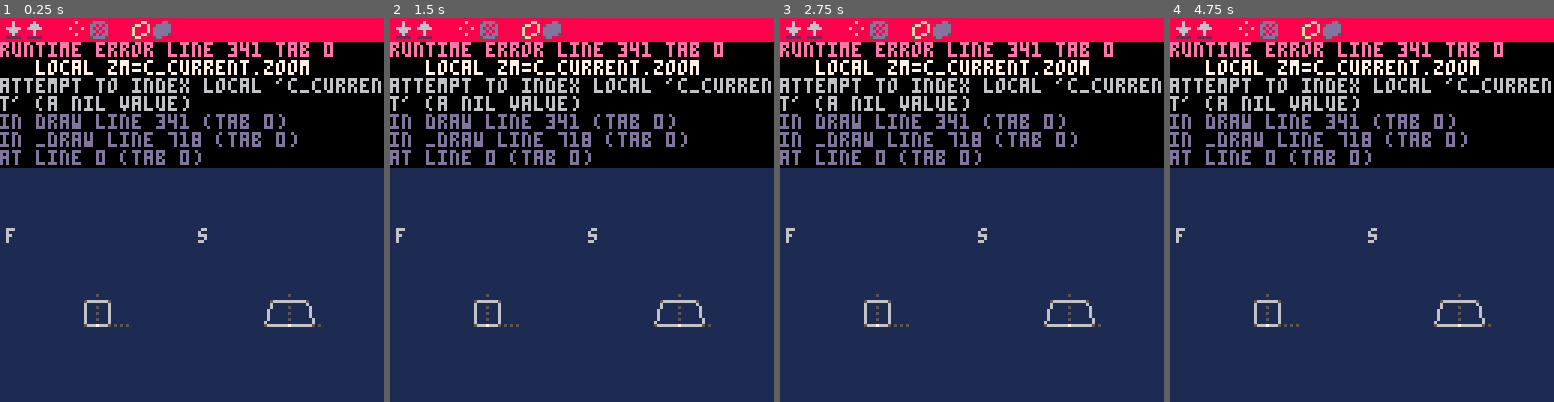
Above: before the commit, frames 1-4 (left to right).
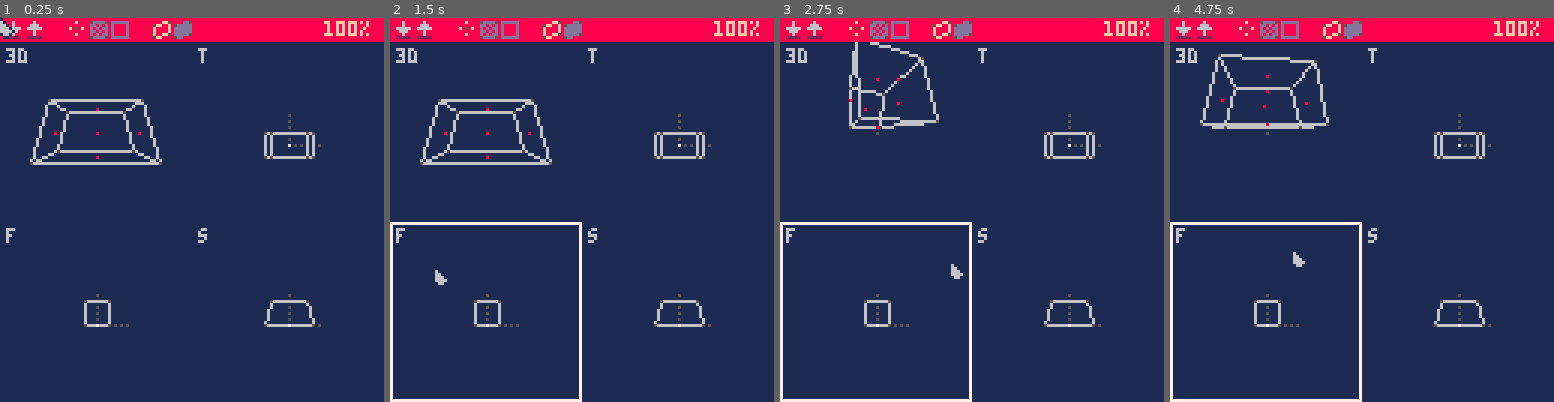
Above: after the commit, the same moments.

Repository: yourykiki/pico8
Game: PICO-8 cartridge mdl_edit.p8
Two runs of this game, one before a commit and one after it. Both use one fixed random seed, a clock stepped at 60 frames per second and the inputs below.
Inputs (mouse positions are in pixels of both pictures, inside the frame that each line leads up to):
- Up to frame 1 (0.25 s): no input
- Up to frame 2 (1.5 s): tap X (X key) at 0.33, 1.07 s; click (670, 121) at 0.67 s; tap O (Z key) at 0.7 s; click (436, 267) at 1.22 s
- Up to frame 3 (2.75 s): hold Right 1.6-2.1 s; tap O (Z key) at 1.7, 2.1, 2.5 s; click (887, 114) at 1.77 s; tap X (X key) at 1.85 s; hold Up 2.15-2.42 s; click (952, 259) at 2.32 s; hold Right from 2.47 s (still down)
- Up to frame 4 (4.75 s): click (1404, 106) at 2.87 s; tap O (Z key) every 0.4 s from 2.9 to 4.5 s; tap X (X key) at 2.97, 4.08 s; release Right at 3.03 s; hold Left 3.08-3.58 s; click (1465, 256) at 3.42 s; hold Down 3.63-3.97 s; click (1231, 102) at 3.97 s; hold Right 4.02-4.68 s; click (1292, 248) at 4.52 s; hold Up from 4.73 s (still down)

The runs differ from the first frame. In frame 1, 34% of the frame differs, in the area x 0-100%, y 0-40%; in frame 2, 35%; in frame 3, 35%, in the area x 0-100%, y 0-100%; in frame 4, 35%.
Error before the commit: runtime error line 341 tab 0; local zm=c_current.zoom; attempt to index local 'c_current' (a nil value)

Commit message:
better 3D cam control + full size capture tool

Diff:
--- a/mdl_edit.p8
+++ b/mdl_edit.p8
@@ -4,7 +4,6 @@
 -- 3d model editor
 -- @yourykiki
 
--- resize view(port) cam
 -- add face
 -- copy each mdl state in stack
 -- draw grid matching temple rooms size
@@ -35,8 +34,8 @@
  mm_drag,
  drag_orig=0,0,1
 
-local ed_vrtx,ed_face=
- "vrtx","face"
+local ed_vrtx,ed_face,ed_capt=
+ "vrtx","face","capt"
 local ed_tool={name=ed_vrtx}
 
 local render,
@@ -103,6 +102,7 @@
  ed_tool.update=update_vrtx
  -- color picker
  colpick=init_col_picker()
+ c_current=c_3d
 end
 
 function init_cam(name,vx,vy,ax)
@@ -111,8 +111,9 @@
   name=name,
   pos={0,4,-camdst},
   roty=0,
-  ang=0.25,camdst=camdst,
-  view={w=64,h=60,x=vx,y=vy},
+  ang=0.25,vang=0,camdst=camdst,
+  view={w=64,h=60,x=vx,y=vy,
+   tw=64,th=60,tx=vx,ty=vy},
   m={},
   focus=false,zoom=100,
   ax=ax,
@@ -237,6 +238,13 @@
      self.view,
      mx,my,
      self.p_normcnt)
+  end,
+  update=function(self)
+   local view=self.view
+   view.w=lerp(view.w,view.tw,0.6)
+   view.h=lerp(view.h,view.th,0.6)
+   view.x=lerp(view.x,view.tx,0.6)
+   view.y=lerp(view.y,view.ty,0.6)
   end
  }
 end
@@ -279,7 +287,7 @@
      export(mdl)
     end
    },
-   {icon=5,onclick=noop},
+   {icon=6,onclick=noop},
    {icon=3,
     onclick=function()
      ed_tool.name=ed_vrtx
@@ -300,8 +308,18 @@
      return ed_tool.name==ed_face
     end
    },
-   {icon=5,onclick=noop},
-   {icon=6,
+   {icon=5,
+    onclick=function()
+     ed_tool.name=ed_capt
+     ed_tool.update=update_capt
+     reset_tool()
+    end,
+    tgl=function()
+     return ed_tool.name==ed_capt
+    end
+   },
+   {icon=6,onclick=noop},
+   {icon=7,
     onclick=function()
      render=r_wire
     end,
@@ -309,7 +327,7 @@
      return render==r_wire
     end
    },
-   {icon=7,
+   {icon=8,
     onclick=function()
      render=r_flat
     end,
@@ -480,6 +498,12 @@
 end
 
 function update(mx,my,mb,dw)
+ -- update cam view port
+ c_3d:update()
+ c_top:update()
+ c_side:update()
+ c_front:update()
+
  -- toolbar
  toolb:update(mx,my,mb,dw)
  -- modal
@@ -497,9 +521,9 @@
     mx-drag_orig[1],
     my-drag_orig[2]
    if c_current.name=="3d" then
-    move_3dcam(mx,my,mb,dx,dy)
+    move_3dcam(dx/0.05,dy/4)
    else
-    move_2dcam(mx,my,mb,dx,dy)
+    move_2dcam(dx,dy)
    end
    drag_orig={mx,my}
    return
@@ -508,6 +532,17 @@
 
  ed_tool.update(mx,my,mb,dw)
  update_normals(mdl)
+
+ -- 3d
+ if c_current.name=="3d" then
+  local ta,dy=0,0
+  if (btn(⬅️)) ta=0.02
+  if (btn(➡️)) ta=-0.02
+  if (btn(⬆️)) dy=-1
+  if (btn(⬇️)) dy=1
+  c_3d.vang=lerp(c_3d.vang,ta,0.6)
+  move_3dcam(c_3d.vang,dy)
+ end
 
  -- zoom
  if c_current then
@@ -589,8 +624,15 @@
 
 
 function update_vrtx(mx,my,mb,dw)
+ local view=c_3d.view
+ view.tw,view.th=64,60
+ -- btn state
+ local bl,br,bu,bd=
+   btn(⬅️),btn(➡️),
+   btn(⬆️),btn(⬇️)
+
  --
- if (c_current) c_current:near_vrtx(mx,my)
+ c_current:near_vrtx(mx,my)
  --
  if updstate==us_noselect then
   update_focus(mx,my)
@@ -635,12 +677,7 @@
     return
    end
   end
-
-
-  local bl,br,bu,bd=
-   btn(⬅️),btn(➡️),
-   btn(⬆️),btn(⬇️)
-
+  -- move with keys
   c_current:moveselvrtx(
    bl,br,bu,bd,mdl.vrtx)
 
@@ -667,6 +704,9 @@
 end
 
 function update_face(mx,my,mb,dw)
+ local view=c_3d.view
+ view.tw,view.th=64,60
+
  --
  if (c_current) c_current:near_normals(mx,my)
 
@@ -711,6 +751,13 @@
  colpick.col=poly[#poly]
 end
 
+function update_capt(mx,my,mb,dw)
+ c_3d.ang+=0.005
+
+ local view=c_3d.view
+ view.tw,view.th=128,120
+end
+
 function _draw()
  cls()
  draw_cam(c_top)
@@ -790,14 +837,16 @@
   pnormals=_normcnt
   cam.p_normcnt=pnormals
 
-  draw_circ({pnormals[inearnormal]},15)
-  if selface then
-   draw_circ({pnormals[selface]},7)
-  end
-  --
-  draw_selected_vrtx(vrtx,v_view)
-  draw_visible_vrtx(vrtx,v_view,5)
-  draw_visible_vrtx(pnormals,v_vwcnt,8)
+  if ed_tool.name~=ed_capt then
+   draw_circ({pnormals[inearnormal]},15)
+   if selface then
+    draw_circ({pnormals[selface]},7)
+   end
+   --
+   draw_selected_vrtx(vrtx,v_view)
+   draw_visible_vrtx(vrtx,v_view,5)
+   draw_visible_vrtx(pnormals,v_vwcnt,8)
+  end
  else
   -- 2d wire rendering
   vrtx=cam:proj(vrtx)
@@ -973,14 +1022,14 @@
  updstate=us_noselect
 end
 
-function move_3dcam(mx,my,mb,dx,dy)
+function move_3dcam(dx,dy)
  -- make the cam move based
  -- on ang instead of models
- c_3d.ang+=(dx/0.05)
- c_3d.pos[2]+=dy/4
-end
-
-function move_2dcam(mx,my,mb,dx,dy)
+ c_3d.ang-=dx
+ c_3d.pos[2]+=dy
+end
+
+function move_2dcam(dx,dy)
  c_current.pos[1]+=dx
  c_current.pos[2]+=dy
 end
@@ -1245,7 +1294,9 @@
   add(a,x)
  end
 end
-
+function lerp(v0,v1,prc)
+ return (1-prc)*v0+prc*v1
+end
 function isin2dvec(view,mx,my,
  arrayv2d)
 	local _mx,_my=
Not shown, changed: 18 lines of the sprite sheet (__gfx__) section of mdl_edit.p8
Not shown, changed: the thumbnail (__label__) section of mdl_edit.p8
